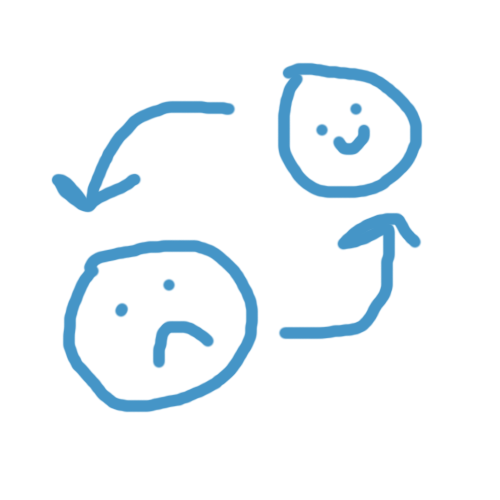
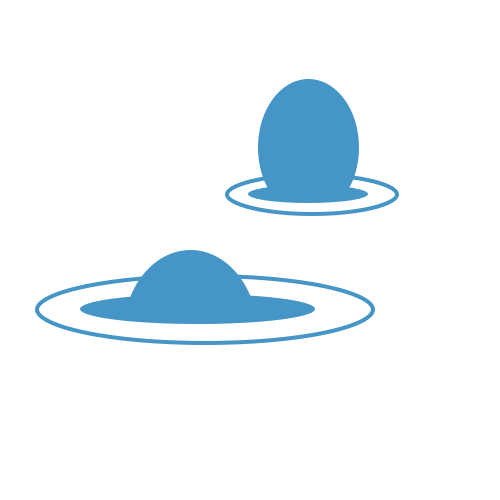
The second 500 × 500 image is a revision of the first. Changes to its layers:
removed layer "Calque 1" over (35, 62, 423, 413)
added layer "Ellipse 4 copie" above "Ellipse 3 copie" over (258, 79, 359, 199)
added layer "Ellipse 3 copie" above "Ellipse 2 copie" over (248, 185, 368, 203)
added layer "Ellipse 2 copie" above "Ellipse 4" over (225, 173, 399, 216)
added layer "Ellipse 4" above "Ellipse 3" over (125, 250, 256, 319)
added layer "Ellipse 3" above "Ellipse 2" over (80, 294, 315, 324)
added layer "Ellipse 2" above "Ellipse 1" over (35, 274, 375, 345)
added layer "Polygone 1" over (35, 62, 423, 413)
